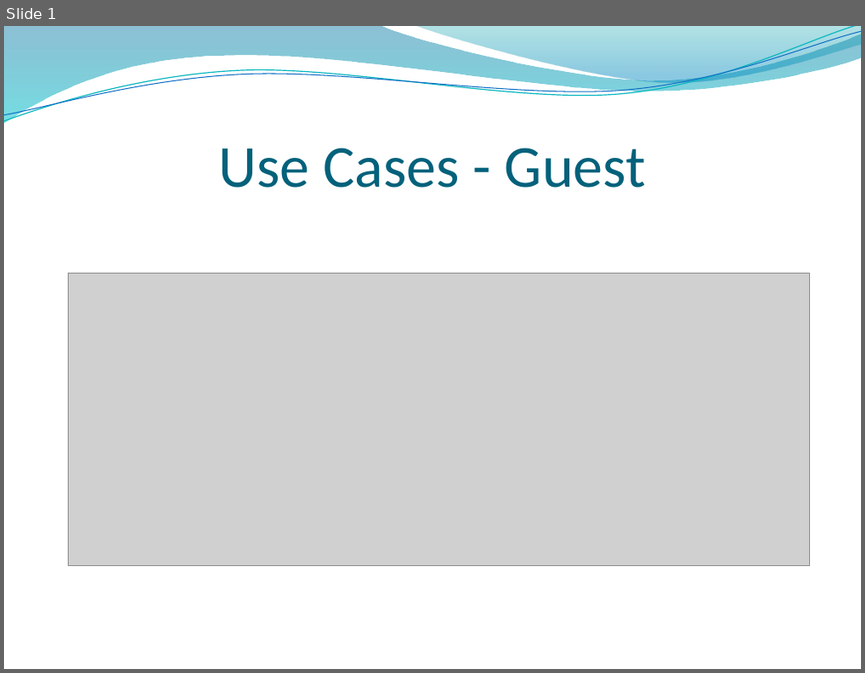
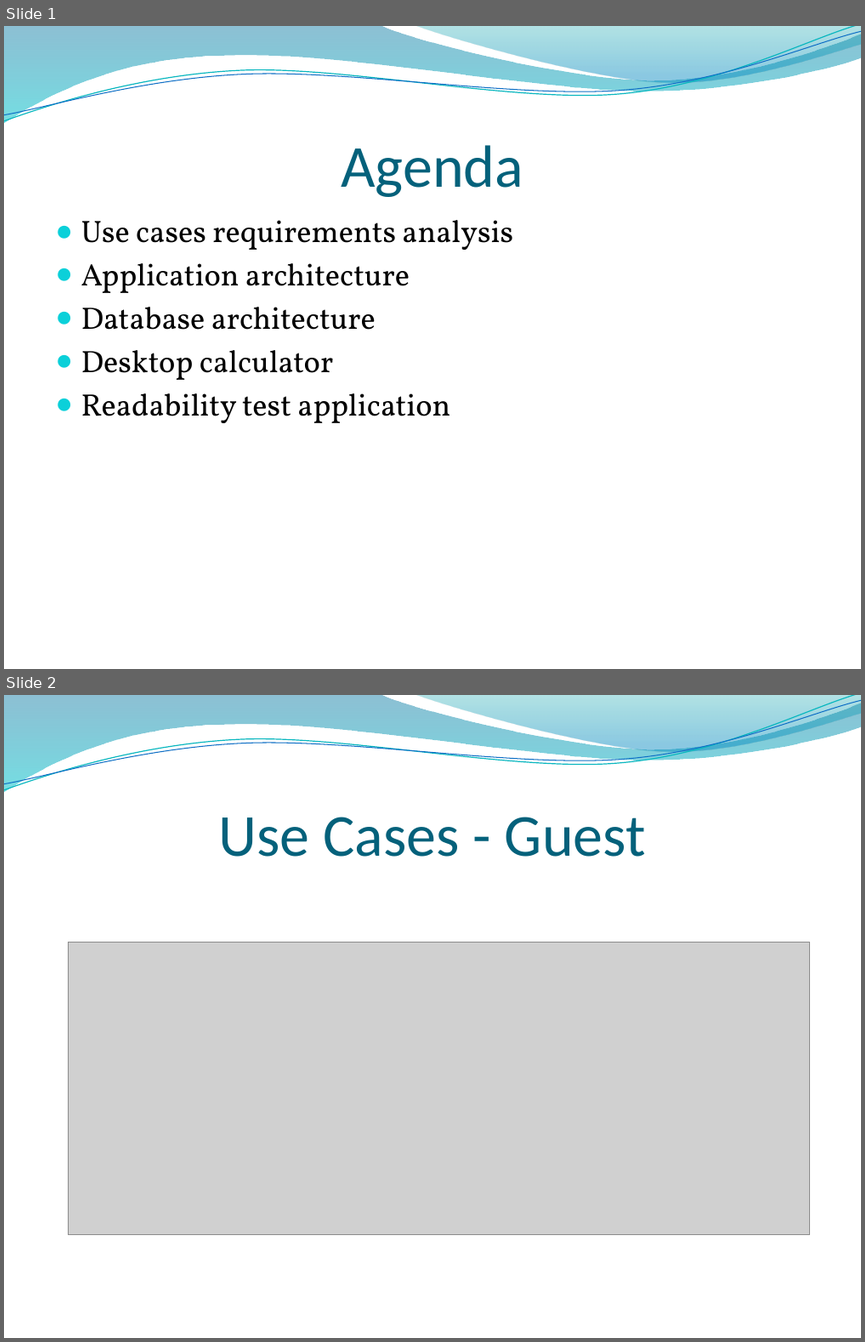
Before and after one commit to tinwin/asp-net-foto-galery, a slide deck: Documentation/Presentation.pptx. Shown one above the other, each under a label of ours: slide 1 before the commit, slides 1 and 2 after it. The pictures are 865x673 and 865x1342 pixels, drawn with LibreOffice and Linux fonts; fonts in the diff are those of the drawing; grey boxes stand for pictures; background and template pictures are left out. Boxes give left, top, right and bottom in pixels: in the first picture for what was removed or moved away, otherwise in the second. Text is boxed around its words. In the diff, an @@ line names an element or a change of style, - is before the commit and + after.

```diff
--- a/Documentation/Presentation.pptx
+++ b/Documentation/Presentation.pptx
@@ slide 1 added at <box>4,26,861,669</box>, background picture (left out); not listed: 4 template elements that a slide beside it also shows @@
@@ title added at <box>341,145,523,197</box>, 50 pt, text #04617B @@
+Agenda
@@ text added at <box>81,220,513,423</box>, 26 pt, text #000000 @@
+● Use cases requirements analysis
+● Application architecture
+● Database architecture
+● Desktop calculator
+● Readability test application
@@ what was slide 1 is now slide 2 @@
```
Also in this commit, not shown: 3 other slides added, 1 slide removed, 2 other files.
